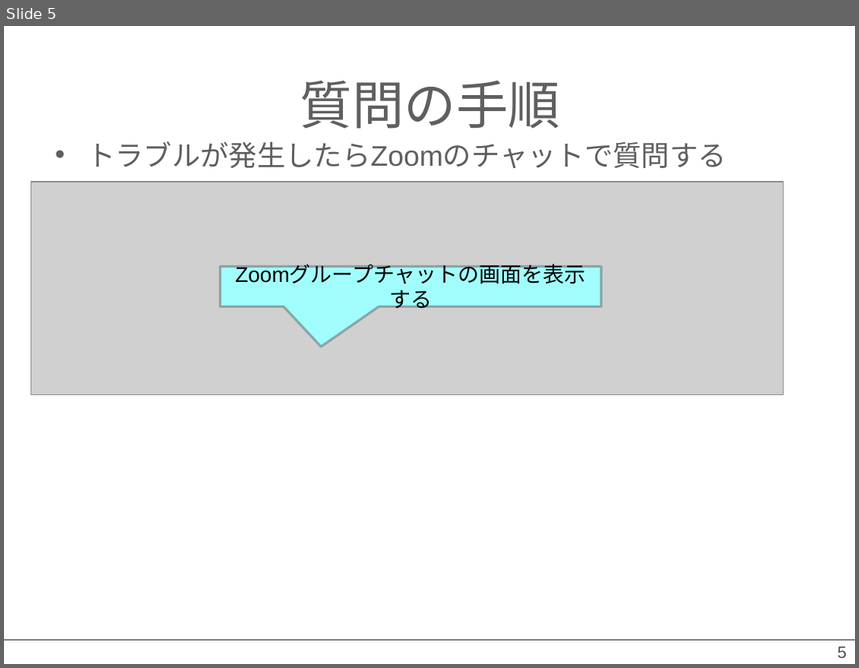
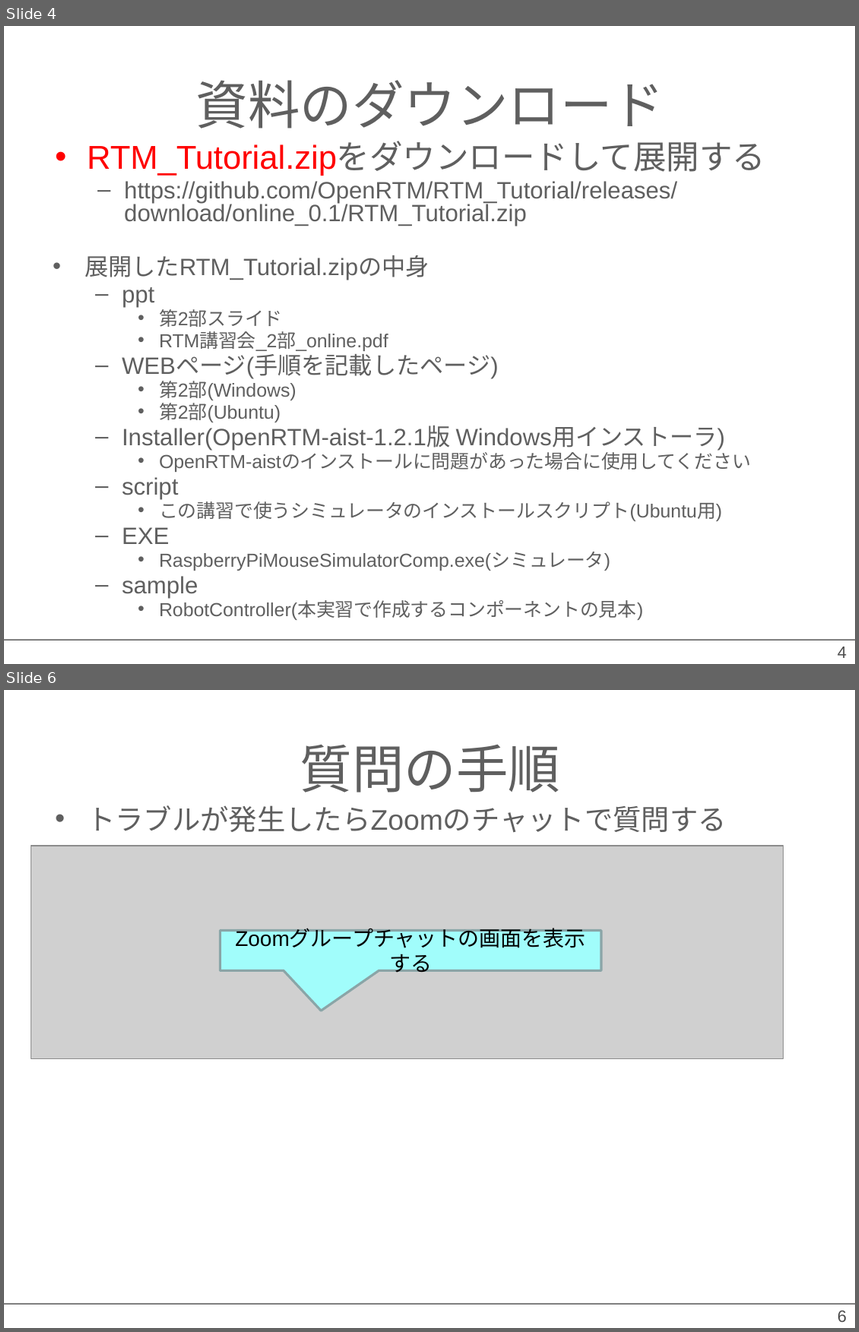
Before and after one commit to OpenRTM/RTM_Tutorial, a slide deck: ppt/インストールの確認_online.pptx. Shown one above the other, each under a label of ours: slide 5 before the commit, slides 4 and 6 after it; the slides between them are not shown. The pictures are 859x668 and 859x1332 pixels, drawn with LibreOffice and Linux fonts; fonts in the diff are those of the drawing; grey boxes stand for pictures; background and template pictures are left out. Boxes give left, top, right and bottom in pixels: in the first picture for what was removed or moved away, otherwise in the second. Text is boxed around its words. In the diff, an @@ line names an element or a change of style, - is before the commit and + after.

```diff
--- a/ppt/インストールの確認_online.pptx
+++ b/ppt/インストールの確認_online.pptx
@@ slide 4 added at <box>4,26,855,664</box>, background #FFFFFF; not listed: 1 template element that a slide beside it also shows @@
@@ title added at <box>196,80,664,129</box>, 44 pt, text #5F5F5F @@
+資料のダウンロード
@@ text added at <box>87,143,766,226</box>, 20 pt, text #5F5F5F @@
+• RTM_Tutorial.zipをダウンロードして展開する
+  – https://github.com/OpenRTM/RTM_Tutorial/releases/download/online_0.1/RTM_Tutorial.zip
@@ text added at <box>85,256,751,620</box>, 16 pt, text #5F5F5F @@
+• 展開したRTM_Tutorial.zipの中身
+  – ppt
+    • 第2部スライド
+    • RTM講習会_2部_online.pdf
+  – WEBページ(手順を記載したページ)
+    • 第2部(Windows)
+    • 第2部(Ubuntu)
+  – Installer(OpenRTM-aist-1.2.1版 Windows用インストーラ)
+    • OpenRTM-aistのインストールに問題があった場合に使用してください
+  – script
+    • この講習で使うシミュレータのインストールスクリプト(Ubuntu用)
+  – EXE
+    • RaspberryPiMouseSimulatorComp.exe(シミュレータ)
+  – sample
+    • RobotController(本実習で作成するコンポーネントの見本)
@@ page number added at <box>838,647,847,658</box>, 14 pt, text #4D4D4D @@
+4
@@ what was slide 5 is now slide 6 @@
@@ page number at <box>838,1311,847,1322</box>: text changed @@
-5
+6
```
Also in this commit, not shown: 1 slide changed, 2 other files.
